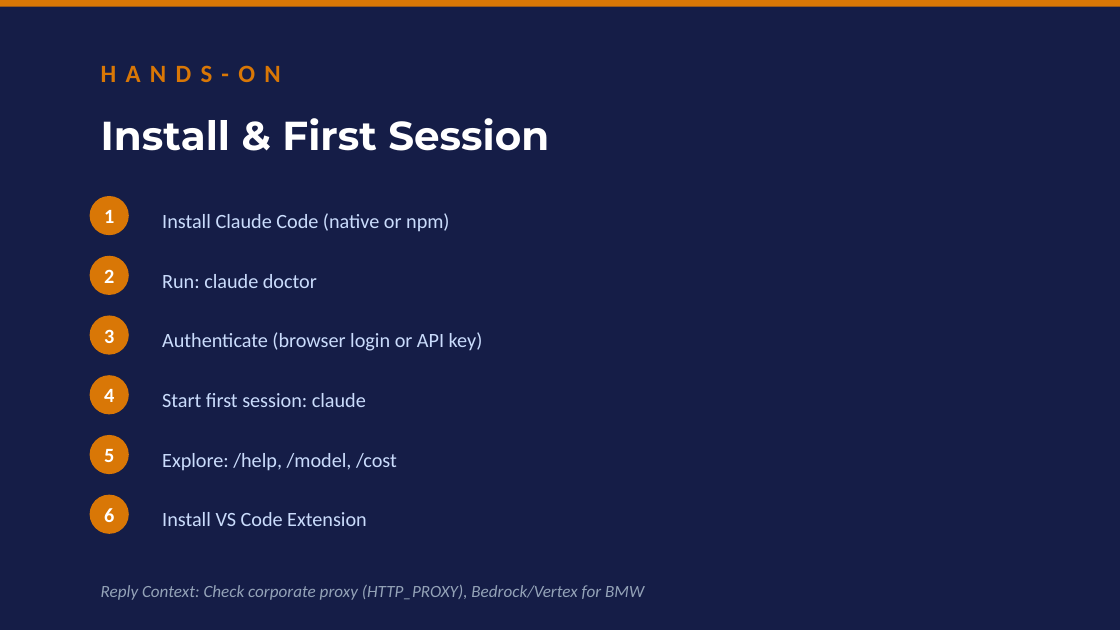
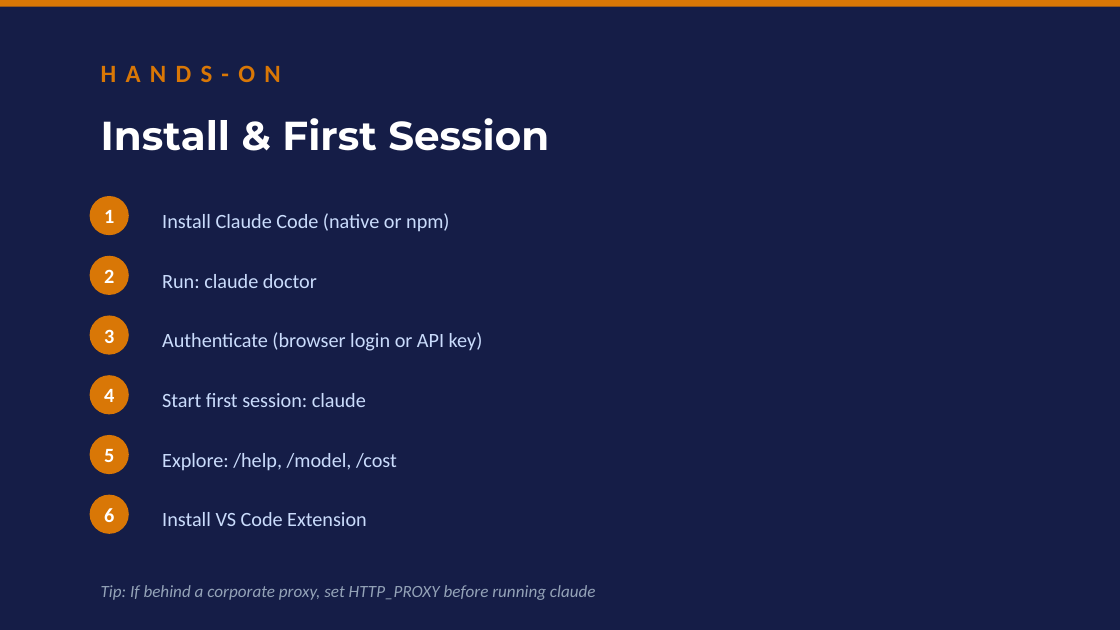
Before and after one commit to clusterreplyDE/claude_workshop, a slide deck: slide 12 of slides/workshop.pptx (slide 11 before the commit). Drawn at 1120x630 pixels with LibreOffice and Linux fonts; fonts in the diff are those of the drawing. Boxes give left, top, right and bottom in pixels: in the first picture for what was removed or moved away, otherwise in the second. Text is boxed around its words. In the diff, an @@ line names an element or a change of style, - is before the commit and + after.

```diff
--- a/slides/workshop.pptx
+++ b/slides/workshop.pptx
@@ text at (101,585,596,600): text changed @@
-Reply Context: Check corporate proxy (HTTP_PROXY), Bedrock/Vertex for BMW
+Tip: If behind a corporate proxy, set HTTP_PROXY before running claude
```
Also in this commit, not shown: 31 other slides changed, 4 slides added, 3 slides removed, 27 other files.
